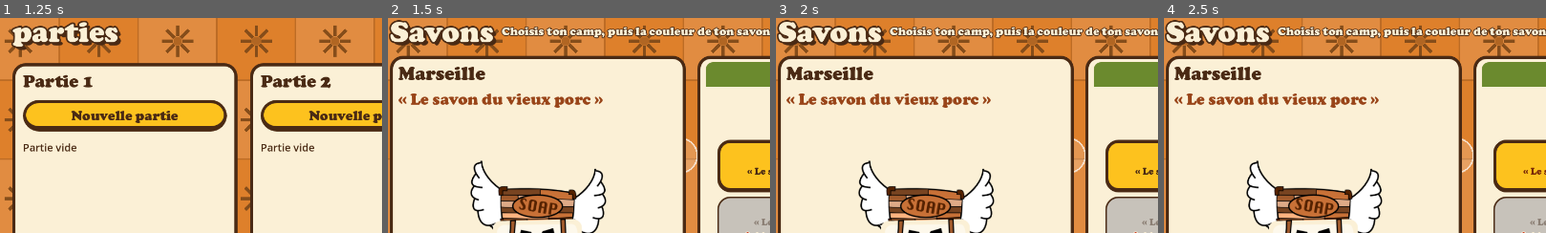
Above: before the commit, frames 1-4 (left to right).
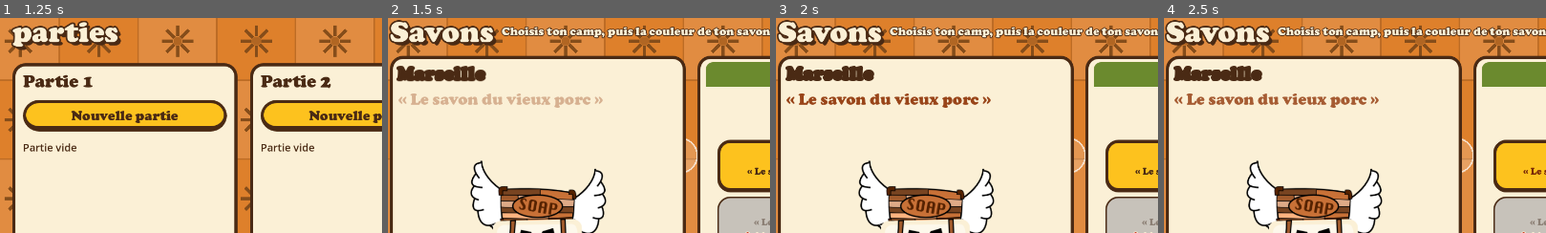
Above: after the commit, the same moments.

Repository: atostivint/LesAilesEtLaCaisse
Game: Godot game, scene res://Mathilde/main_menu.tscn
Same seed, same stepped clock (60 frames per second), same inputs: the game is played once before the commit and once after it. Sound files missing from this copy of the repository are replaced by a short silence.
Inputs:
- Up to frame 1 (1.25 s): click "Nouvelle partie" at 0.5 s
- Up to frame 2 (1.5 s): click "Nouvelle partie" at 1.25 s
- Up to frame 3 (2 s): no input
- Up to frame 4 (2.5 s): click "Marseille « Le savon du vieux…" at 2 s
The pictures show only the part of the screen within x 2-52%, y 4-54%; the shares and areas given below are measured in that part.

Frame 1 is identical in both runs. In frame 2, 2.2% of the frame differs, in the area x 2-57%, y 22-42%; in frame 3, 0.7%; in frame 4, 1.5%.

Commit message:
Jeu : compteur de matériaux à 0 en vol, carapace de tortue à contour simple, musique bouclée, ralenti discret, animation des savons
Co-Authored-By: Claude Haiku 5.5 <noreply@anthropic.com>

Diff:
--- a/scenes/level.gd
+++ b/scenes/level.gd
@@ -148,7 +148,7 @@
 	Personnage.appliquer_choisi(soap)
 	# Caractéristiques de la caisse équipée : le poids donne de l'élan (plus de distance, donc un meilleur score)
 	# mais le savon retombe plus vite ; les ailes (solidité) allongent l'autonomie du jet.
-	var caisse := tuning.crate(id_caisse)
+	var caisse := tuning.crate(GameState.equipped)
 	_vitesse_base = cruise_speed * (1.0 + POIDS_VITESSE * (caisse.poids - 1))
 	soap.cruise_speed = _vitesse_base
 	soap.gravity = gravity * (1.0 - MANIABILITE_GRAVITE * caisse.maniabilite)
@@ -271,10 +271,11 @@
 
 
 ## Les tortues se voient mieux : le défilement ralentit en les approchant (jusqu'à RALENTI_MIN), puis repart.
-const RALENTI_AVANT_M := 250.0 # distance (m) avant la tortue où le ralentissement commence
-const RALENTI_APRES_M := 100.0 # distance (m) après la tortue pour retrouver la vitesse normale
-const RALENTI_MIN := 0.65 # vitesse au niveau de la tortue (1 = normale)
+const RALENTI_AVANT_M := 90.0 # distance (m) avant la tortue où le ralentissement commence
+const RALENTI_APRES_M := 50.0 # distance (m) après la tortue pour retrouver la vitesse normale
+const RALENTI_MIN := 0.9 # vitesse au niveau de la tortue (1 = normale)
 const ANNONCE_TORTUE_M := 120.0 # le bandeau « tortue » apparaît à cette distance
+var _ralenti := 1.0 # facteur de ralenti lissé (suit _facteur_tortue avec de l'inertie)
 var _tortue_annoncee := 0 # numéro de la dernière tortue annoncée par le bandeau
 
 
@@ -352,7 +353,8 @@
 	# La caméra reste collée au savon : il ne bouge jamais à l'écran en x (seulement en haut et en bas),
 	# c'est le décor qui défile. Même si le savon ralentit sur une rampe, il ne sort pas de l'écran.
 	var avant: float = cam.position.x
-	soap.cruise_speed = _vitesse_base * _facteur_vitesse() * _facteur_tortue()
+	_ralenti = lerpf(_ralenti, _facteur_tortue(), 1.0 - exp(-4.0 * delta))
+	soap.cruise_speed = _vitesse_base * _facteur_vitesse() * _ralenti
 	if _tortue_annoncee < _palier_annonce and _palier_annonce * PAS_TORTUE_M - tuning.metres(_distance_unites()) <= ANNONCE_TORTUE_M:
 		_tortue_annoncee = _palier_annonce
 		_annoncer_tortue_proche(_palier_annonce)
@@ -443,7 +445,8 @@
 	## Une tortue tous les 1000 m (distance affichée) : elle apparaît bien avant d'être à l'écran.
 	var km_px := PAS_TORTUE_M * 100.0 / tuning.display_cm_per_unit * tuning.ppm
 	var marque := _start_x + _num_tortue * km_px
-	if cam.position.x + 2400.0 < marque:
+	# Posée assez tôt pour que la zone libre autour d'elle (700 px avant) soit déjà réservée avant la génération des obstacles
+	if cam.position.x + 3000.0 < marque:
 		return
 	_spawn_tortue(marque, _num_tortue)
 	_zone_libre_debut = marque - 700.0
@@ -475,8 +478,12 @@
 	tortue.add_child(image)
 	var dos := CollisionPolygon2D.new()
 	var contour := PackedVector2Array()
-	for i in TORTUE_DOS.size() / 2:
+	# Carapace : le dessus (de gauche à droite, sans se croiser) puis une base plate en dessous. Un contour
+	# qui se croise rebondissait au lieu de faire glisser le savon.
+	for i in 8:
 		contour.append(Vector2(TORTUE_DOS[i * 2], TORTUE_DOS[i * 2 + 1]))
+	contour.append(Vector2(TORTUE_DOS[14], 480.0))
+	contour.append(Vector2(TORTUE_DOS[0], 480.0))
 	dos.polygon = contour
 	tortue.add_child(dos)
 	# Ligne de glissade : le dessus de la carapace, de gauche à droite
@@ -678,6 +685,8 @@
 	clignote.tween_property(soap, "modulate:a", 0.35, 0.1)
 	clignote.tween_property(soap, "modulate:a", 1.0, 0.1)
 	await get_tree().create_timer(tuning.invuln_time).timeout
+	if not is_inside_tree(): # le vol peut s'être terminé pendant l'invulnérabilité
+		return
 	soap.modulate.a = 1.0
 	_invulnerable = false
 
@@ -763,7 +772,7 @@
 
 
 func _maj_compteur() -> void:
-	## Matériaux : une carte par matériau, au niveau de l'eau, avec son dessin et son total (stock de l'atelier + vol en cours).
+	## Matériaux : une carte par matériau, au niveau de l'eau, avec son dessin et le nombre ramassé pendant ce vol.
 	if _mat_boite == null:
 		_mat_boite = HBoxContainer.new()
 		_mat_boite.set_anchors_and_offsets_preset(Control.PRESET_BOTTOM_LEFT)
@@ -795,7 +804,7 @@
 			icone.stretch_mode = TextureRect.STRETCH_KEEP_ASPECT_CENTERED
 			ligne.add_child(icone)
 			var nombre := Label.new()
-			nombre.text = str(_total_materiau(m.id)) # le stock de l'atelier, pas 0
+			nombre.text = str(_total_materiau(m.id)) # 0 au départ : seulement ce qui est ramassé pendant ce vol
 			nombre.custom_minimum_size = Vector2(34.0, 0.0)
 			nombre.add_theme_font_override("font", FONT_TORTUE)
 			nombre.add_theme_font_size_override("font_size", 32)
@@ -894,6 +903,5 @@
 
 
 func _total_materiau(id: String) -> int:
-	## Quantité affichée en vol = stock de l'atelier + ce qui est ramassé pendant ce vol (même total que dans l'atelier).
-	var stock := GameState.stock(id)
-	return stock + int(_collected.get(id, 0))
+	## Quantité affichée en vol : seulement ce qui est ramassé pendant ce vol (le stock de l'atelier n'est pas compté).
+	return int(_collected.get(id, 0))
--- a/scripts/equipes.gd
+++ b/scripts/equipes.gd
@@ -66,6 +66,8 @@
 		b.pressed.connect(_on_couleur.bind(i))
 		swatches.add_child(b)
 	valider.pressed.connect(_on_valider)
+	nom_label.add_theme_color_override("font_outline_color", BRUN)
+	nom_label.add_theme_constant_override("outline_size", 8)
 	savon.set_crate_texture(CRATE)
 	zone.resized.connect(_place_savon)
 	_place_savon()
@@ -130,6 +132,7 @@
 	var equipe: Dictionary = EQUIPES[index]
 	nom_label.text = equipe["nom"]
 	phrase_label.text = equipe["phrase"]
+	_animer_texte()
 	PERSONNAGE.appliquer(savon, equipe["visage"], COULEURS[_couleur])
 	for i in grille.get_child_count():
 		var bouton: Button = grille.get_child(i)
@@ -137,6 +140,16 @@
 		var fond := GRIS if bloquee else (JAUNE if i == index else CREME)
 		_colorer(bouton, fond, i == index)
 		bouton.add_theme_color_override("font_color", BRUN_GRISE if bloquee else BRUN)
+
+
+func _animer_texte() -> void:
+	## Quand on change de savon : le nom grandit avec un petit rebond, la phrase apparaît en fondu.
+	nom_label.pivot_offset = nom_label.size * 0.5
+	nom_label.scale = Vector2.ONE * 0.7
+	phrase_label.modulate.a = 0.0
+	var t := create_tween().set_parallel(true)
+	t.tween_property(nom_label, "scale", Vector2.ONE, 0.45).set_trans(Tween.TRANS_BACK).set_ease(Tween.EASE_OUT)
+	t.tween_property(phrase_label, "modulate:a", 1.0, 0.5)
 
 
 func _on_couleur(index: int) -> void:
--- a/scripts/musique.gd
+++ b/scripts/musique.gd
@@ -53,12 +53,28 @@
 
 
 func _charger(chemin: String) -> AudioStream:
+	var octets := FileAccess.get_file_as_bytes(chemin)
+	if octets.is_empty():
+		# Fichier brut introuvable (cas de certains exports) : on prend la ressource importée par Godot
+		return _importe(chemin)
 	if chemin.ends_with(".mp3"):
-		var mp3 := AudioStreamMP3.load_from_buffer(FileAccess.get_file_as_bytes(chemin))
+		var mp3 := AudioStreamMP3.load_from_buffer(octets)
 		if mp3:
 			mp3.loop = true
 		return mp3
 	return _charger_wav(chemin)
+
+
+func _importe(chemin: String) -> AudioStream:
+	var s := load(chemin) as AudioStream
+	if s is AudioStreamWAV:
+		# Sans fin de boucle, le son s'arrête au bout de quelques secondes : on boucle sur toute la durée
+		s.loop_mode = AudioStreamWAV.LOOP_FORWARD
+		s.loop_begin = 0
+		s.loop_end = int(s.get_length() * s.mix_rate)
+	elif s is AudioStreamMP3:
+		s.loop = true
+	return s
 
 
 func _charger_wav(chemin: String) -> AudioStreamWAV:
